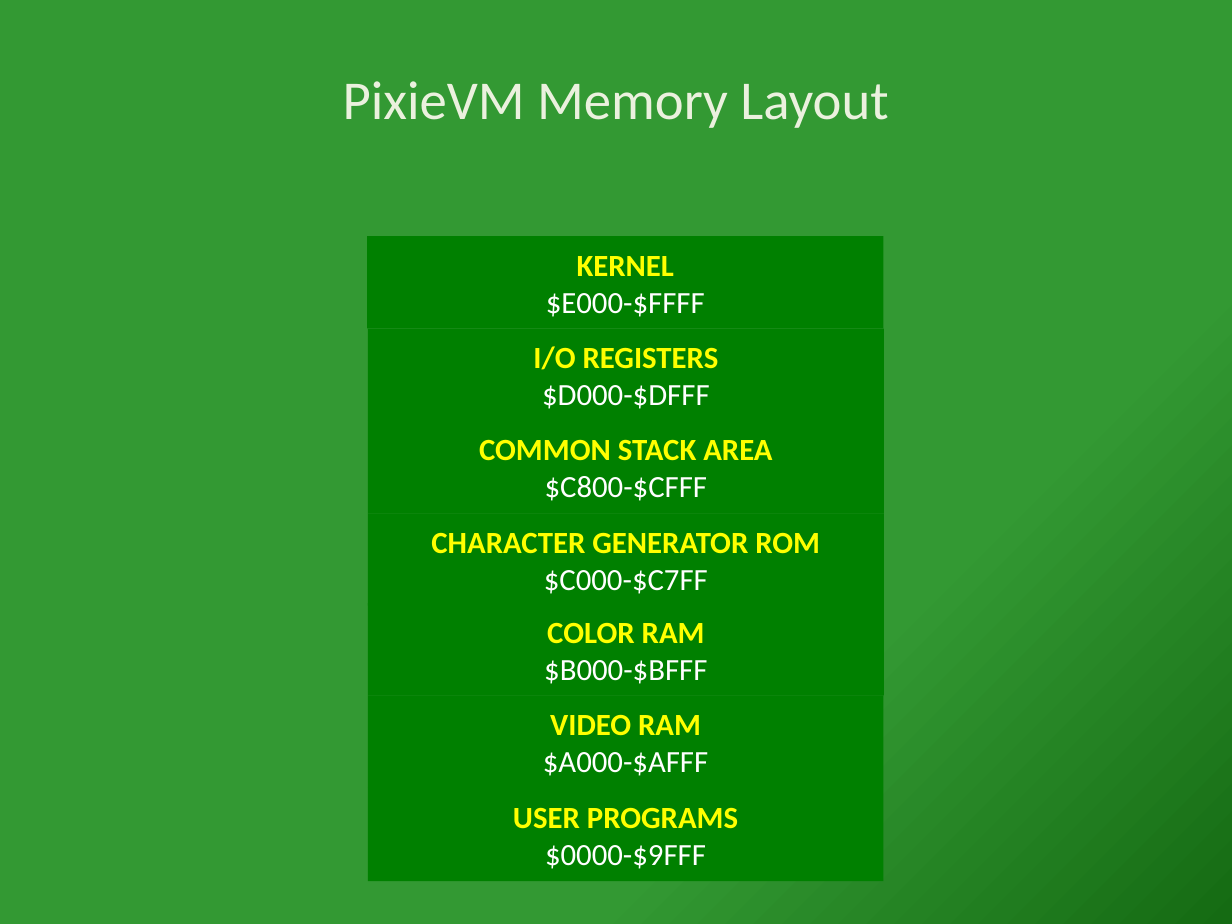
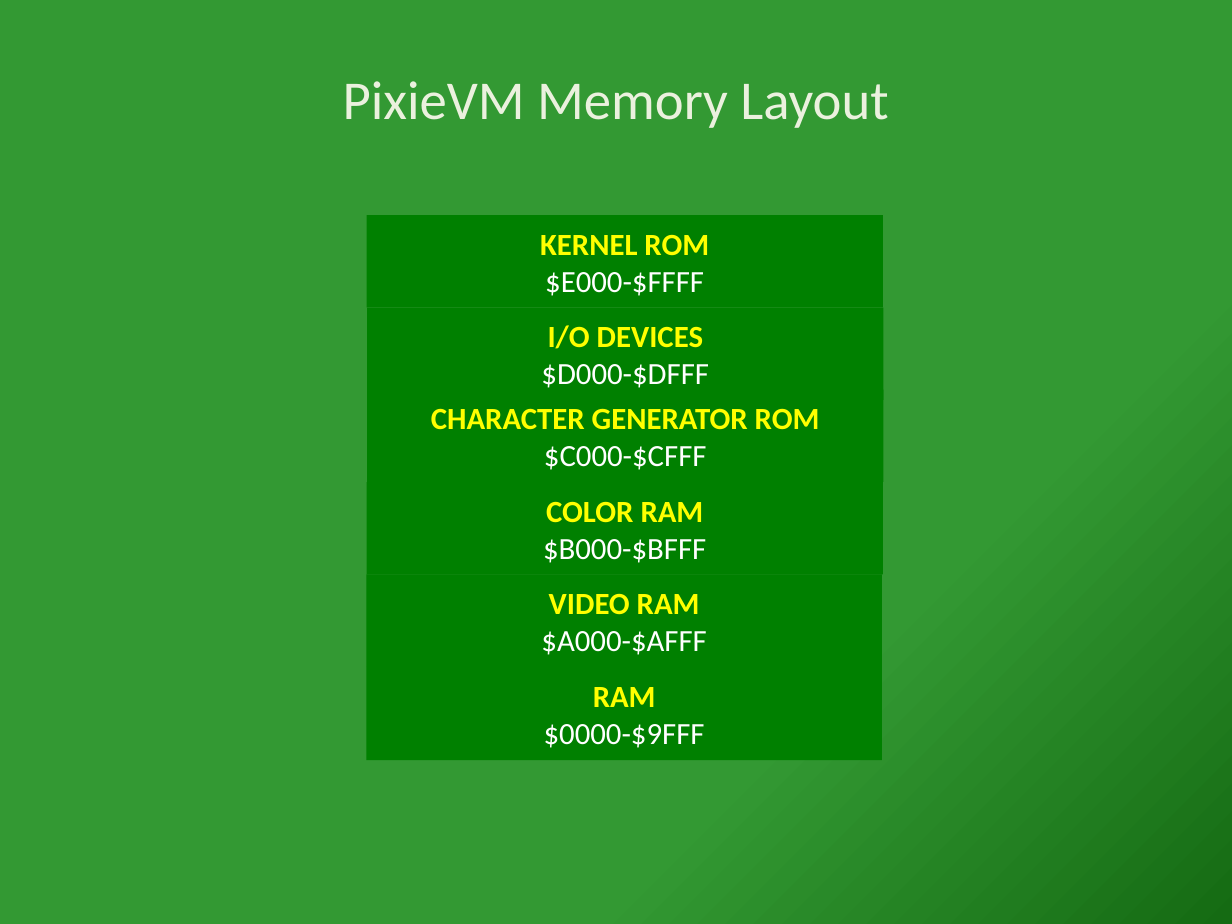
Before and after one commit to trieck/pixievm, a slide deck: slide 1 of doc/PixieVM Memory Layout.pptx. Drawn at 1232x924 pixels with LibreOffice and Linux fonts; fonts in the diff are those of the drawing. Boxes give left, top, right and bottom in pixels: in the first picture for what was removed or moved away, otherwise in the second. Text is boxed around its words. In the diff, an @@ line names an element or a change of style, - is before the commit and + after.

Commit message:
memory re-organization

```diff
--- a/doc/PixieVM Memory Layout.pptx
+++ b/doc/PixieVM Memory Layout.pptx
@@ rectangle "KERNEL ROM": place and size @@
-rectangle "KERNEL ROM" at box(367, 237, 883, 329)
+rectangle "KERNEL ROM" at box(367, 216, 883, 308)
@@ text in rectangle at box(540, 234, 709, 256): text changed @@
-KERNEL
+KERNEL ROM
@@ text "I/O DEVICES": place and size @@
-text "I/O DEVICES" at box(533, 346, 719, 409)
+text "I/O DEVICES" at box(541, 325, 709, 388)
@@ text at box(548, 325, 703, 349): text changed @@
-I/O REGISTERS
+I/O DEVICES
@@ text "CHARACTER GENERATOR ROM": place and size @@
-text "CHARACTER GENERATOR ROM" at box(431, 532, 820, 594)
+text "CHARACTER GENERATOR ROM" at box(431, 408, 820, 470)
@@ text removed at box(479, 439, 772, 501) @@
-COMMON STACK AREA
-$C800-$CFFF
@@ text at box(544, 446, 707, 470): text changed @@
-$C000-$C7FF
+$C000-$CFFF
@@ 2 texts, 1 rectangle: place and size @@
-2 texts, 1 rectangle at box(368, 622, 885, 882)
+2 texts, 1 rectangle at box(366, 501, 882, 760)
@@ text in rectangle at box(593, 687, 656, 707): text changed @@
-USER PROGRAMS
+RAM
```
Also in this commit, not shown: 7 other files.
